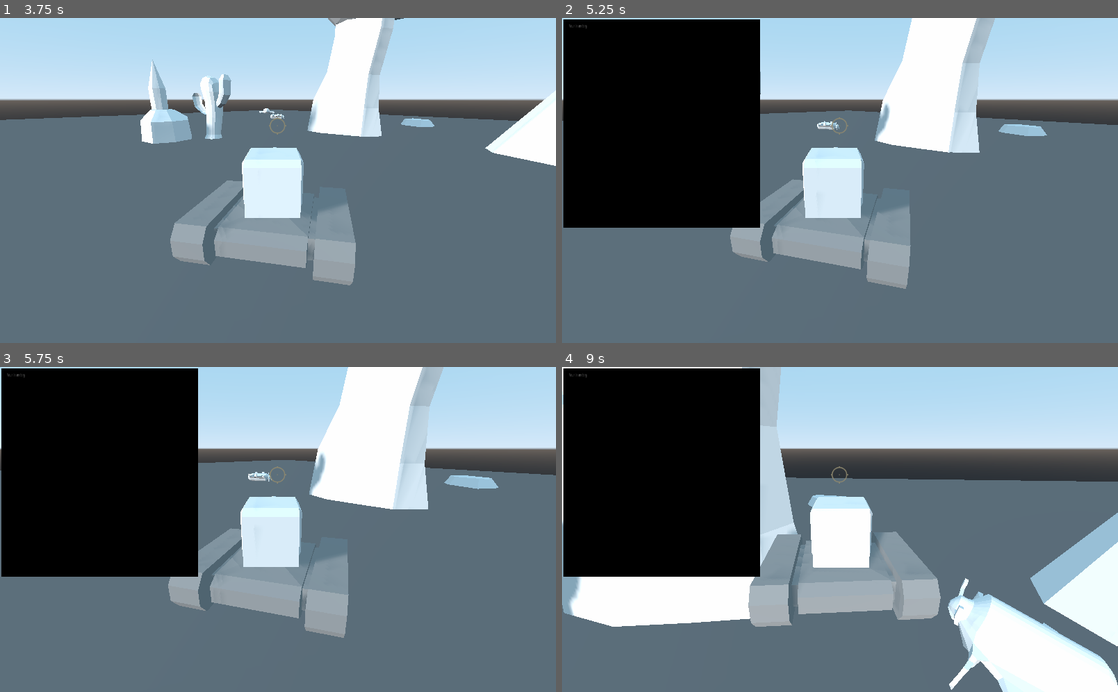
Above: before the commit, frames 1-4 (two rows, left to right).
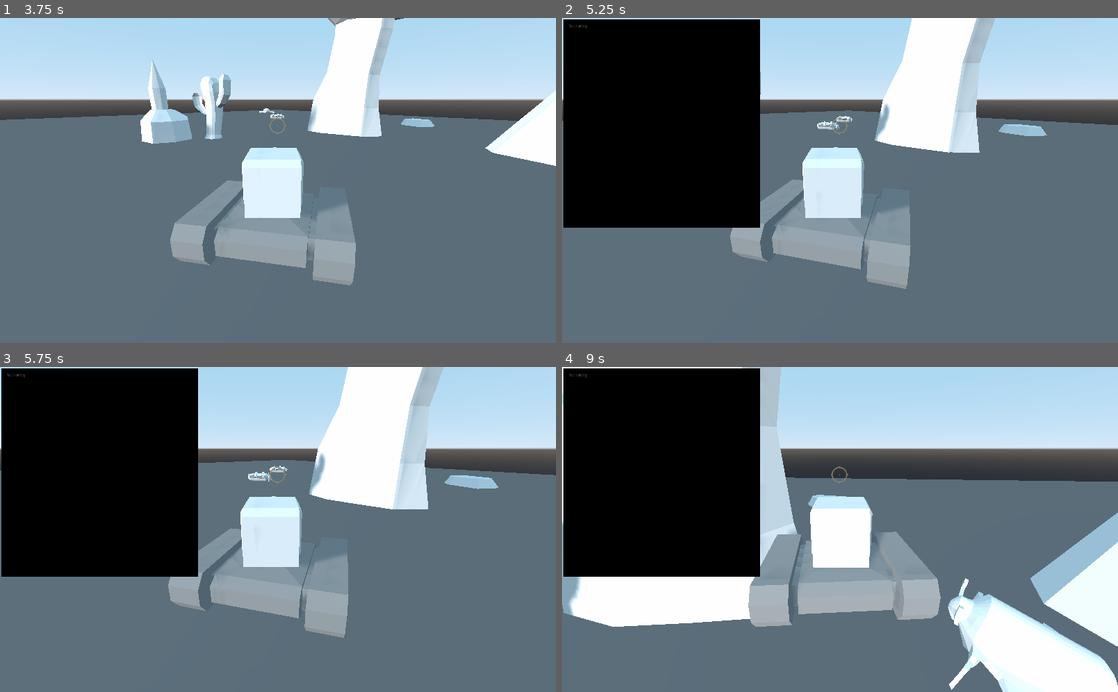
Above: after the commit, the same moments.

Repository: HelmetBugg/BioTank
Game: Godot game, scene res://Main.tscn
The game is run twice, just before and just after one commit, with the same random seed, the same clock (stepped at 60 frames per second) and the same inputs. This scene is started directly instead of the project's main scene.
Inputs (mouse positions are in pixels of both pictures, inside the frame that each line leads up to):
- Up to frame 1 (3.75 s): move the mouse to (272, 187) at 0.52 s; press the mouse at (272, 187) at 0.53 s; hold W (forward) 0.53-2.78 s; move the mouse to (316, 183) at 1.27 s; release the mouse at (316, 183) at 1.28 s; click (316, 183) at 1.35 s; move the mouse to (233, 177) at 2.02 s; press the mouse at (233, 177) at 2.03 s; move the mouse to (283, 180) at 2.77 s; release the mouse at (283, 180) at 2.78 s; hold A (turn_left) 2.78-3.53 s; click (283, 180) at 2.85 s; move the mouse to (255, 174) at 3.52 s; press the mouse at (255, 174) at 3.53 s; hold W (forward) from 3.53 s (still down)
- Up to frame 2 (5.25 s): keep holding W (forward); tap Tab (inventory_toggle) at 4.15 s; move the mouse to (867, 180) at 4.27 s; release the mouse at (867, 180) at 4.28 s; click (867, 180) at 4.35 s; move the mouse to (812, 180) at 5.02 s; press the mouse at (812, 180) at 5.03 s
- Up to frame 3 (5.75 s): keep holding W (forward)
- Up to frame 4 (9 s): move the mouse to (851, 523) at 5.77 s; release W (forward) at 5.78 s; release the mouse at (851, 523) at 5.78 s; hold D (turn_right) 5.78-6.53 s; click (851, 523) at 5.85 s; move the mouse to (834, 536) at 6.52 s; press the mouse at (834, 536) at 6.53 s; hold W (forward) 6.53-8.78 s; move the mouse to (878, 532) at 7.27 s; release the mouse at (878, 532) at 7.28 s; click (878, 532) at 7.35 s; move the mouse to (795, 526) at 8.02 s; press the mouse at (795, 526) at 8.03 s; move the mouse to (845, 529) at 8.77 s; release the mouse at (845, 529) at 8.78 s; hold A (turn_left) from 8.78 s (still down); click (845, 529) at 8.85 s

Frame 1 is identical in both runs. In frame 2, less than 0.1% of the frame differs, in the area x 49-53%, y 30-33%; in frame 3, less than 0.1%; in frame 4, less than 0.1%, in the area x 0-100%, y 13-100%.

Commit message:
Changed inventory system and added player area

Diff:
--- a/Enemy.gd
+++ b/Enemy.gd
@@ -39,7 +39,3 @@
 
 func set_player(p):
 	player = p
-
-func _on_Area_area_entered(area):
-	if dead:
-		queue_free()
--- a/Enemy.tscn
+++ b/Enemy.tscn
@@ -26,10 +26,8 @@
 enabled = true
 cast_to = Vector3( 0, 0, -1 )
 
-[node name="Area" type="Area" parent="."]
+[node name="EnemyRange" type="Area" parent="."]
 
-[node name="CollisionShape" type="CollisionShape" parent="Area"]
+[node name="CollisionShape" type="CollisionShape" parent="EnemyRange"]
 transform = Transform( 1.11265, 0, 0, 0, 0.763864, 0, 0, 0, 1.47929, 0, 0.453896, 0.1927 )
 shape = SubResource( 2 )
-
-[connection signal="area_entered" from="Area" to="." method="_on_Area_area_entered"]
--- a/Player.gd
+++ b/Player.gd
@@ -6,6 +6,7 @@
 onready var raycast = $Pivot/TankTop/RayCast
 const Bullet = preload("res://Bullet.tscn")
 var velocity = Vector3.ZERO
+var enemyInventoryInRange = false
 
 func _ready():
 	Input.set_mouse_mode(Input.MOUSE_MODE_CAPTURED)
@@ -32,11 +33,24 @@
 		get_tree().quit()
 	if Input.is_action_just_pressed("inventory_toggle"):
 		$InventoryContainer.visible = !$InventoryContainer.visible
+		if enemyInventoryInRange:
+			$InventoryContainer/EnemyInventory.visible = !$InventoryContainer/EnemyInventory.visible
 	velocity.y = vy
 	if Input.is_action_pressed("fire"):
 		var coll = raycast.get_collider()
 		if raycast.is_colliding() and coll.has_method("kill"):
 			coll.kill()
 
+
 func kill():
 	get_tree().change_scene("res://DeadScreen.tscn")
+
+
+func _on_PlayerReach_area_entered(area):
+	if area.get_name() == 'EnemyRange':
+		enemyInventoryInRange = true
+
+
+func _on_PlayerReach_area_exited(area):
+	if area.get_name() == 'EnemyRange':
+		enemyInventoryInRange = false
--- a/Player.tscn
+++ b/Player.tscn
@@ -28,6 +28,9 @@
 #func _process(delta):
 #	pass
 "
+
+[sub_resource type="SphereShape" id=4]
+radius = 1.76976
 
 [node name="Player" type="KinematicBody"]
 script = ExtResource( 1 )
@@ -79,12 +82,12 @@
 margin_bottom = 604.0
 script = SubResource( 3 )
 
-[node name="Player Inventory" type="Sprite" parent="InventoryContainer"]
+[node name="PlayerInventory" type="Sprite" parent="InventoryContainer"]
 position = Vector2( 183.625, 194.625 )
 scale = Vector2( 0.355986, 0.678571 )
 texture = ExtResource( 6 )
 
-[node name="RichTextLabel" type="RichTextLabel" parent="InventoryContainer/Player Inventory"]
+[node name="RichTextLabel" type="RichTextLabel" parent="InventoryContainer/PlayerInventory"]
 margin_left = -479.302
 margin_top = -270.605
 margin_right = -379.302
@@ -92,16 +95,26 @@
 custom_colors/default_color = Color( 1, 1, 1, 1 )
 text = "Your Inventory"
 
-[node name="Enemy Inventory" type="Sprite" parent="InventoryContainer"]
+[node name="EnemyInventory" type="Sprite" parent="InventoryContainer"]
 visible = false
 position = Vector2( 556, 196 )
 scale = Vector2( 0.355986, 0.678571 )
 texture = ExtResource( 6 )
 
-[node name="RichTextLabel" type="RichTextLabel" parent="InventoryContainer/Enemy Inventory"]
+[node name="RichTextLabel" type="RichTextLabel" parent="InventoryContainer/EnemyInventory"]
 margin_left = -479.302
 margin_top = -270.605
 margin_right = -379.302
 margin_bottom = -240.605
 custom_colors/default_color = Color( 1, 1, 1, 1 )
 text = "Enemy Inventory"
+
+[node name="PlayerReach" type="Area" parent="."]
+transform = Transform( 1, 0, 0, 0, 1, 0, 0, 0, 1, -0.147252, 0, -0.343571 )
+
+[node name="CollisionShape" type="CollisionShape" parent="PlayerReach"]
+transform = Transform( 1, 0, 0, 0, 1, 0, 0, 0, 1, -0.0138305, 0.486265, 0.359179 )
+shape = SubResource( 4 )
+
+[connection signal="area_entered" from="PlayerReach" to="." method="_on_PlayerReach_area_entered"]
+[connection signal="area_exited" from="PlayerReach" to="." method="_on_PlayerReach_area_exited"]
Not shown: 1 places in Player.tscn that only renumber resources
